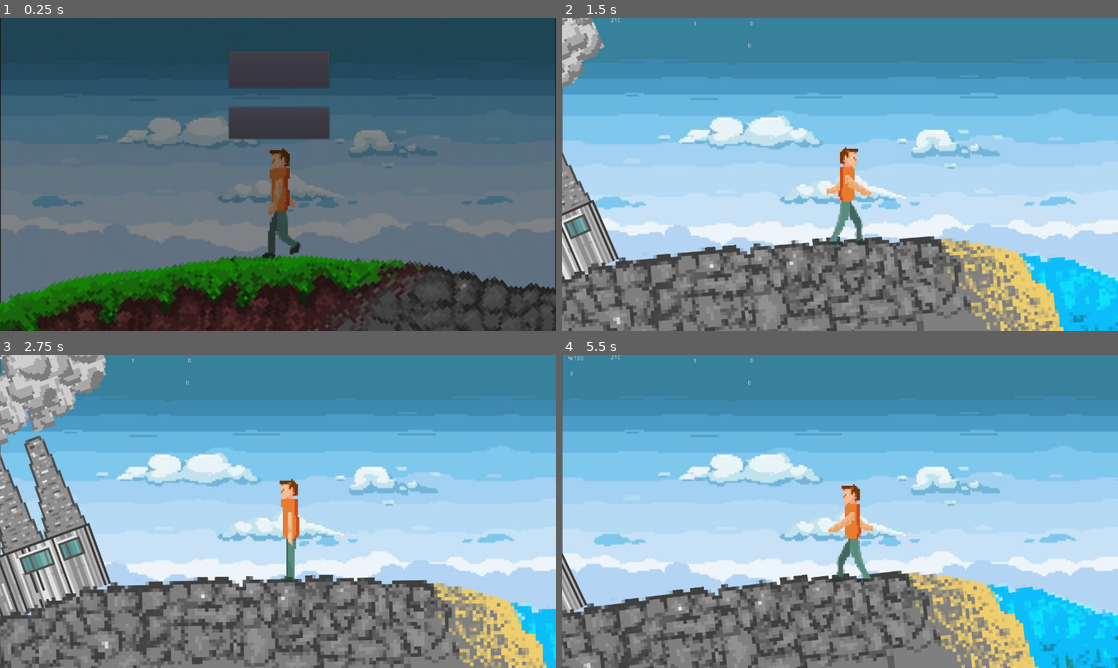
Above: before the commit, frames 1-4 (two rows, left to right).
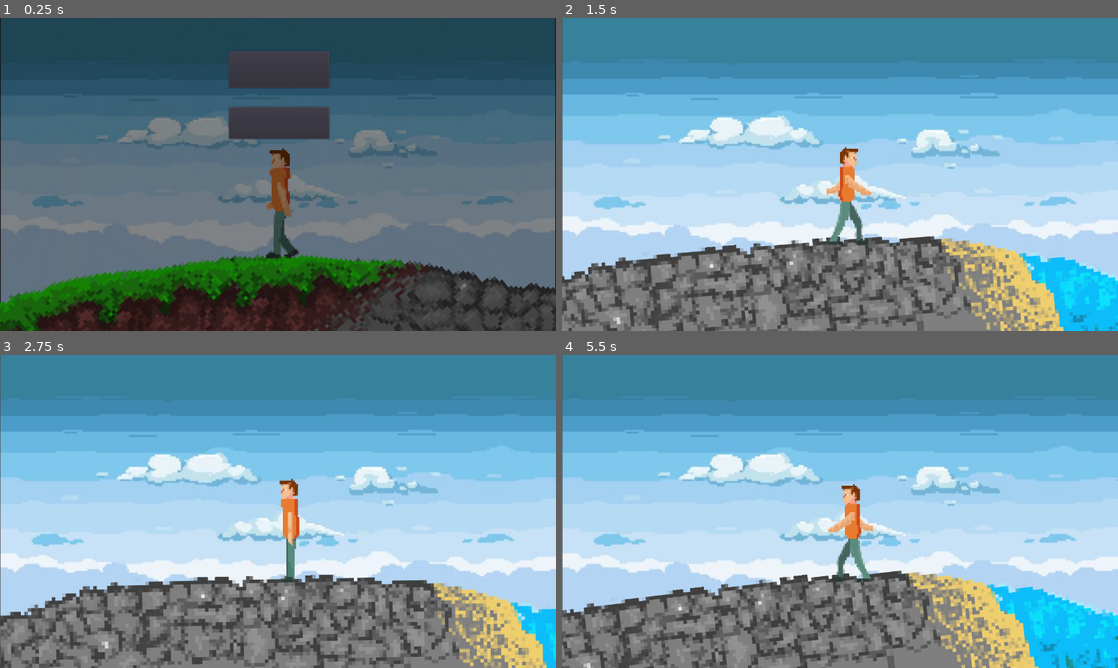
Above: after the commit, the same moments.

Repository: GoksuBay/GGJ
Game: Godot game, scene res://Main menu.tscn
Two runs of this game, one before a commit and one after it. Both use one fixed random seed, a clock stepped at 60 frames per second and the inputs below. The engine's default icon, where the game draws it, is replaced by a stand-in: a white triangle on a blue panel in a dark square.
Inputs (mouse positions are in pixels of both pictures, inside the frame that each line leads up to):
- Up to frame 1 (0.25 s): no input
- Up to frame 2 (1.5 s): click (840, 71) at 0.5 s; hold Right (ui_right) from 1.28 s (still down)
- Up to frame 3 (2.75 s): tap Space (ui_select) at 1.52, 2.27 s; release Right (ui_right) at 2.03 s; hold Left (ui_left) from 2.03 s (still down)
- Up to frame 4 (5.5 s): release Left (ui_left) at 2.78 s; hold Right (ui_right) 2.78-4.28 s; tap Space (ui_select) at 3.77, 4.52, 5.27 s; hold Left (ui_left) from 4.28 s (still down)

The runs differ from the first frame. In frame 1, 0.6% of the frame differs, in the area x 47-55%, y 46-77%; in frame 2, 3.4%; in frame 3, 10%, in the area x 0-35%, y 0-84%; in frame 4, 0.5%.

Commit message:
almost finished

Diff:
--- a/TestGGJ/Game Over.gd
+++ b/TestGGJ/Game Over.gd
@@ -14,3 +14,8 @@
 func _on_Restart_pressed():
 	get_tree().reload_current_scene()
 	pass
+
+
+func _on_Quit_pressed():
+	get_tree().quit()
+	pass # Replace with function body.
--- a/TestGGJ/Game Over.tscn
+++ b/TestGGJ/Game Over.tscn
@@ -3,6 +3,7 @@
 [ext_resource path="res://Game Over.gd" type="Script" id=1]
 
 [node name="Game Over" type="Popup"]
+visible = true
 margin_left = 166.941
 margin_top = 42.3573
 margin_right = 489.941
@@ -53,11 +54,22 @@
 }
 
 [node name="Restart" type="Button" parent="Panel"]
-margin_left = 113.032
+margin_left = 61.8631
 margin_top = 168.284
-margin_right = 185.032
+margin_right = 133.863
+margin_bottom = 209.284
+__meta__ = {
+"_edit_use_anchors_": false
+}
+
+[node name="Quit" type="Button" parent="Panel"]
+margin_left = 197.863
+margin_top = 168.284
+margin_right = 269.863
 margin_bottom = 209.284
 __meta__ = {
 "_edit_use_anchors_": false
 }
 [connection signal="pressed" from="Panel/Restart" to="." method="_on_Restart_pressed"]
+[connection signal="pressed" from="Panel/Quit" to="." method="_on_Quit_pressed"]
+[connection signal="pressed" from="Panel/Quit" to="." method="_on_Restart_pressed"]
--- a/TestGGJ/Main menu.tscn
+++ b/TestGGJ/Main menu.tscn
@@ -56,6 +56,7 @@
 position = Vector2( 637.89, 428.162 )
 scale = Vector2( 0.258913, 0.258913 )
 frames = SubResource( 1 )
+frame = 7
 playing = true
 flip_h = true
 
--- a/TestGGJ/Node2D.gd
+++ b/TestGGJ/Node2D.gd
@@ -22,6 +22,7 @@
 var B = 255
 var yuzde
 var i = 0
+var copbool
 
 
 # Called when the node enters the scene tree for the first time.
@@ -33,6 +34,7 @@
 	numofSeeds = 0
 	rubbish = 0
 	get_node("Sprite").modulate = Color8(255 , 0 , 0)
+	copbool = false
 	pass # Replace with function body.
 
 
@@ -72,6 +74,7 @@
 		timer()
 		tempTimer()
 		during_game()
+		popupEvent()
 	if numofTrees != 10000 && numofTrees%200 == 0:
 		G -= 3
 		B -= 3
@@ -296,3 +299,20 @@
 	if temp_ms > 59:
 		temp_ss += 1
 	pass
+
+func popupEvent():
+	if temp_s == 5:
+		$AnimationPlayer.play("Yeni Animasyon")
+	elif temp_s == 10:
+		$AnimationPlayer.play_backwards("Yeni Animasyon")
+	if temp_s == 17:
+		$AnimationPlayer.play("agac")
+	elif temp_s == 23:
+		$AnimationPlayer.play_backwards("agac")
+	if rubbish == 20 && !(copbool):
+		$AnimationPlayer.play("cop")
+		copbool = true
+	if rubbish != 20 && copbool:
+		$AnimationPlayer.play_backwards("cop")
+		copbool = false
+	pass
--- a/TestGGJ/Node2D.tscn
+++ b/TestGGJ/Node2D.tscn
@@ -58,6 +58,7 @@
 [ext_resource path="res://prop/fab_2.png" type="Texture" id=56]
 [ext_resource path="res://prop/fab_6.png" type="Texture" id=57]
 [ext_resource path="res://prop/fab_7.png" type="Texture" id=58]
+[ext_resource path="res://icon.png" type="Texture" id=59]
 
 [sub_resource type="SpriteFrames" id=1]
 animations = [ {
@@ -82,26 +83,107 @@
 "name": "default",
 "speed": 5.0
 }, {
+"frames": [ ExtResource( 27 ), ExtResource( 23 ), ExtResource( 28 ), ExtResource( 24 ), ExtResource( 25 ), ExtResource( 26 ) ],
+"loop": true,
+"name": "tekne",
+"speed": 10.0
+}, {
 "frames": [ ExtResource( 4 ), ExtResource( 9 ), ExtResource( 7 ), ExtResource( 8 ), ExtResource( 6 ), ExtResource( 5 ), ExtResource( 14 ), ExtResource( 18 ), ExtResource( 15 ), ExtResource( 17 ), ExtResource( 16 ), ExtResource( 5 ) ],
 "loop": true,
 "name": "kosma",
 "speed": 20.0
 }, {
+"frames": [ ExtResource( 31 ), ExtResource( 30 ), ExtResource( 29 ), ExtResource( 32 ) ],
+"loop": true,
+"name": "deftekne",
+"speed": 5.0
+}, {
 "frames": [ ExtResource( 42 ), ExtResource( 45 ), ExtResource( 44 ), ExtResource( 43 ) ],
 "loop": true,
 "name": "Tohum",
 "speed": 15.0
-}, {
-"frames": [ ExtResource( 27 ), ExtResource( 23 ), ExtResource( 28 ), ExtResource( 24 ), ExtResource( 25 ), ExtResource( 26 ) ],
-"loop": true,
-"name": "tekne",
-"speed": 10.0
-}, {
-"frames": [ ExtResource( 31 ), ExtResource( 30 ), ExtResource( 29 ), ExtResource( 32 ) ],
-"loop": true,
-"name": "deftekne",
-"speed": 5.0
 } ]
+
+[sub_resource type="DynamicFontData" id=7]
+font_path = "res://FjallaOne-Regular.ttf"
+
+[sub_resource type="DynamicFont" id=8]
+font_data = SubResource( 7 )
+
+[sub_resource type="DynamicFontData" id=9]
+font_path = "res://FjallaOne-Regular.ttf"
+
+[sub_resource type="DynamicFont" id=10]
+font_data = SubResource( 9 )
+
+[sub_resource type="DynamicFontData" id=11]
+font_path = "res://FjallaOne-Regular.ttf"
+
+[sub_resource type="DynamicFont" id=12]
+font_data = SubResource( 11 )
+
+[sub_resource type="DynamicFontData" id=13]
+font_path = "res://FjallaOne-Regular.ttf"
+
+[sub_resource type="DynamicFont" id=14]
+font_data = SubResource( 13 )
+
+[sub_resource type="DynamicFontData" id=15]
+font_path = "res://FjallaOne-Regular.ttf"
+
+[sub_resource type="DynamicFont" id=16]
+font_data = SubResource( 15 )
+
+[sub_resource type="DynamicFontData" id=17]
+font_path = "res://FjallaOne-Regular.ttf"
+
+[sub_resource type="DynamicFont" id=18]
+font_data = SubResource( 17 )
+
+[sub_resource type="Animation" id=4]
+resource_name = "Yeni Animasyon"
+tracks/0/type = "value"
+tracks/0/path = NodePath("insan_geliyor:position")
+tracks/0/interp = 1
+tracks/0/loop_wrap = true
+tracks/0/imported = false
+tracks/0/enabled = true
+tracks/0/keys = {
+"times": PoolRealArray( 0, 1 ),
+"transitions": PoolRealArray( 1, 1 ),
+"update": 0,
+"values": [ Vector2( 1229.67, -41.8531 ), Vector2( 1229.67, 30.1469 ) ]
+}
+
+[sub_resource type="Animation" id=5]
+resource_name = "agac"
+tracks/0/type = "value"
+tracks/0/path = NodePath("agac_kesiliyor:position")
+tracks/0/interp = 1
+tracks/0/loop_wrap = true
+tracks/0/imported = false
+tracks/0/enabled = true
+tracks/0/keys = {
+"times": PoolRealArray( 0, 1 ),
+"transitions": PoolRealArray( 1, 1 ),
+"update": 0,
+"values": [ Vector2( 1229.67, -33.8531 ), Vector2( 1229.67, 30.1469 ) ]
+}
+
+[sub_resource type="Animation" id=6]
+resource_name = "cop"
+tracks/0/type = "value"
+tracks/0/path = NodePath("cop_birikti:position")
+tracks/0/interp = 1
+tracks/0/loop_wrap = true
+tracks/0/imported = false
+tracks/0/enabled = true
+tracks/0/keys = {
+"times": PoolRealArray( 0, 1 ),
+"transitions": PoolRealArray( 1, 1 ),
+"update": 0,
+"values": [ Vector2( 1229.39, -41.1458 ), Vector2( 1229.39, 30.8542 ) ]
+}
 
 [node name="Node2D" type="Node2D"]
 position = Vector2( 13.5661, 1.50734 )
@@ -117,12 +199,13 @@
 script = ExtResource( 2 )
 
 [node name="fab" type="AnimatedSprite" parent="Earth"]
+visible = false
 position = Vector2( -602.948, -2269.73 )
 rotation = -0.330743
 scale = Vector2( 0.608653, 0.608653 )
 frames = SubResource( 1 )
 animation = "anim"
-frame = 4
+frame = 5
 playing = true
 
 [node name="evre14" type="Sprite" parent="Earth"]
@@ -567,12 +650,16 @@
 frame = 3
 
 [node name="Game Over" parent="." instance=ExtResource( 12 )]
-margin_right = 440.0
-margin_bottom = 233.0
+visible = true
+margin_left = 481.739
+margin_top = 49.7469
+margin_right = 798.739
+margin_bottom = 288.747
 
 [node name="Trees" type="RichTextLabel" parent="."]
 margin_right = 61.0
 margin_bottom = 57.0
+custom_fonts/normal_font = SubResource( 8 )
 script = ExtResource( 11 )
 __meta__ = {
 "_edit_use_anchors_": false
@@ -583,6 +670,7 @@
 margin_top = 35.0609
 margin_right = 65.0199
 margin_bottom = 92.0609
+custom_fonts/normal_font = SubResource( 10 )
 script = ExtResource( 11 )
 __meta__ = {
 "_edit_use_anchors_": false
@@ -593,6 +681,7 @@
 margin_top = -2.08057
 margin_right = 159.421
 margin_bottom = 54.9194
+custom_fonts/normal_font = SubResource( 12 )
 script = ExtResource( 11 )
 __meta__ = {
 "_edit_use_anchors_": false
@@ -603,6 +692,7 @@
 margin_top = 6.08167
 margin_right = 348.513
 margin_bottom = 63.0817
+custom_fonts/normal_font = SubResource( 14 )
 script = ExtResource( 11 )
 __meta__ = {
 "_edit_use_anchors_": false
@@ -613,6 +703,7 @@
 margin_top = 4.72131
 margin_right = 480.469
 margin_bottom = 61.7213
+custom_fonts/normal_font = SubResource( 16 )
 script = ExtResource( 11 )
 __meta__ = {
 "_edit_use_anchors_": false
@@ -623,7 +714,27 @@
 margin_top = 55.7059
 margin_right = 475.195
 margin_bottom = 112.706
+custom_fonts/normal_font = SubResource( 18 )
 script = ExtResource( 11 )
 __meta__ = {
 "_edit_use_anchors_": false
 }
+
+[node name="insan_geliyor" type="Sprite" parent="."]
+position = Vector2( 1229.67, -41.8531 )
+texture = ExtResource( 59 )
+
+[node name="agac_kesiliyor" type="Sprite" parent="."]
+position = Vector2( 1229.67, -41.8531 )
+texture = ExtResource( 59 )
+
+[node name="cop_birikti" type="Sprite" parent="."]
+position = Vector2( 1229.39, -41.1458 )
+texture = ExtResource( 59 )
+
+[node name="AnimationPlayer" type="AnimationPlayer" parent="."]
+"anims/Yeni Animasyon" = SubResource( 4 )
+anims/agac = SubResource( 5 )
+anims/cop = SubResource( 6 )
+
+[node name="AudioStreamPlayer" type="AudioStreamPlayer" parent="."]
Not shown: 1 places in TestGGJ/Node2D.tscn that only renumber resources
